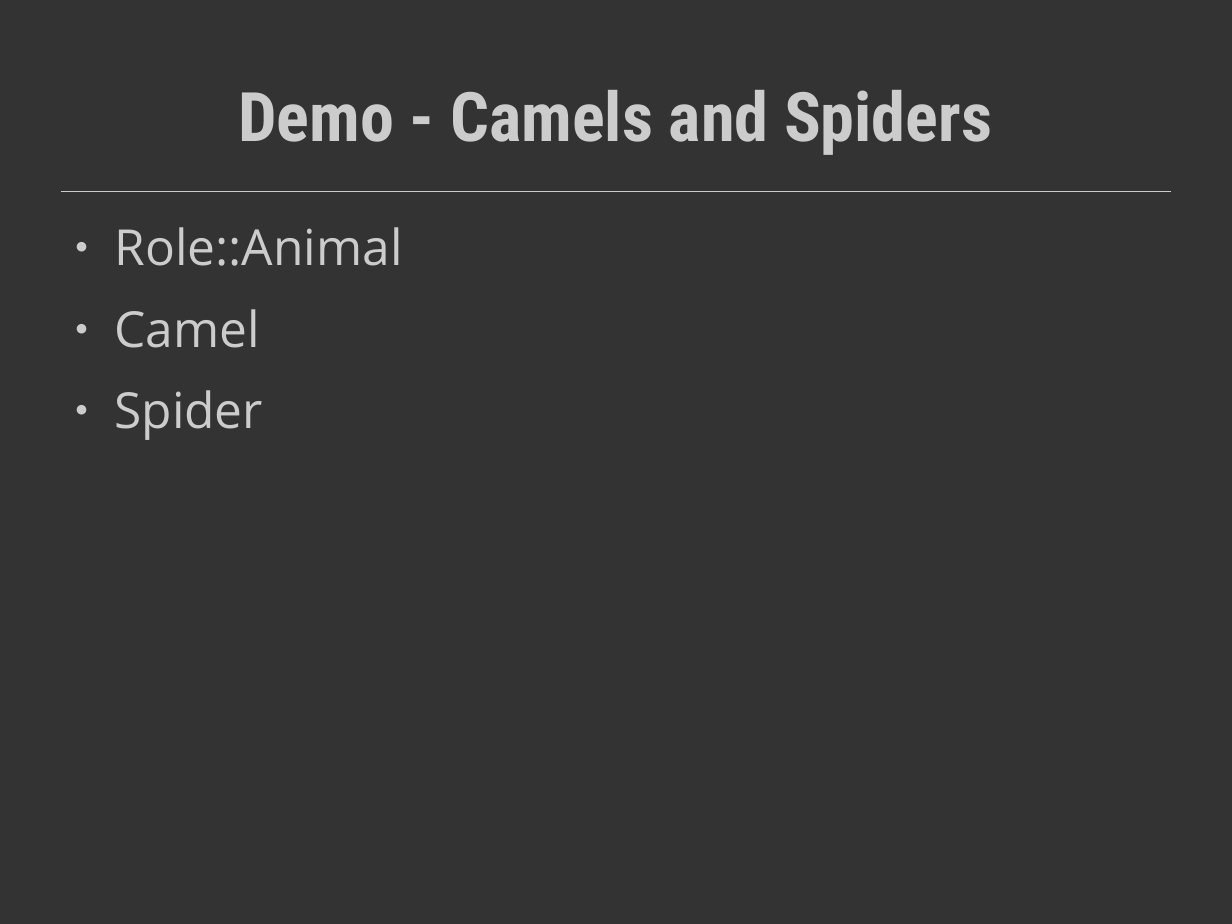
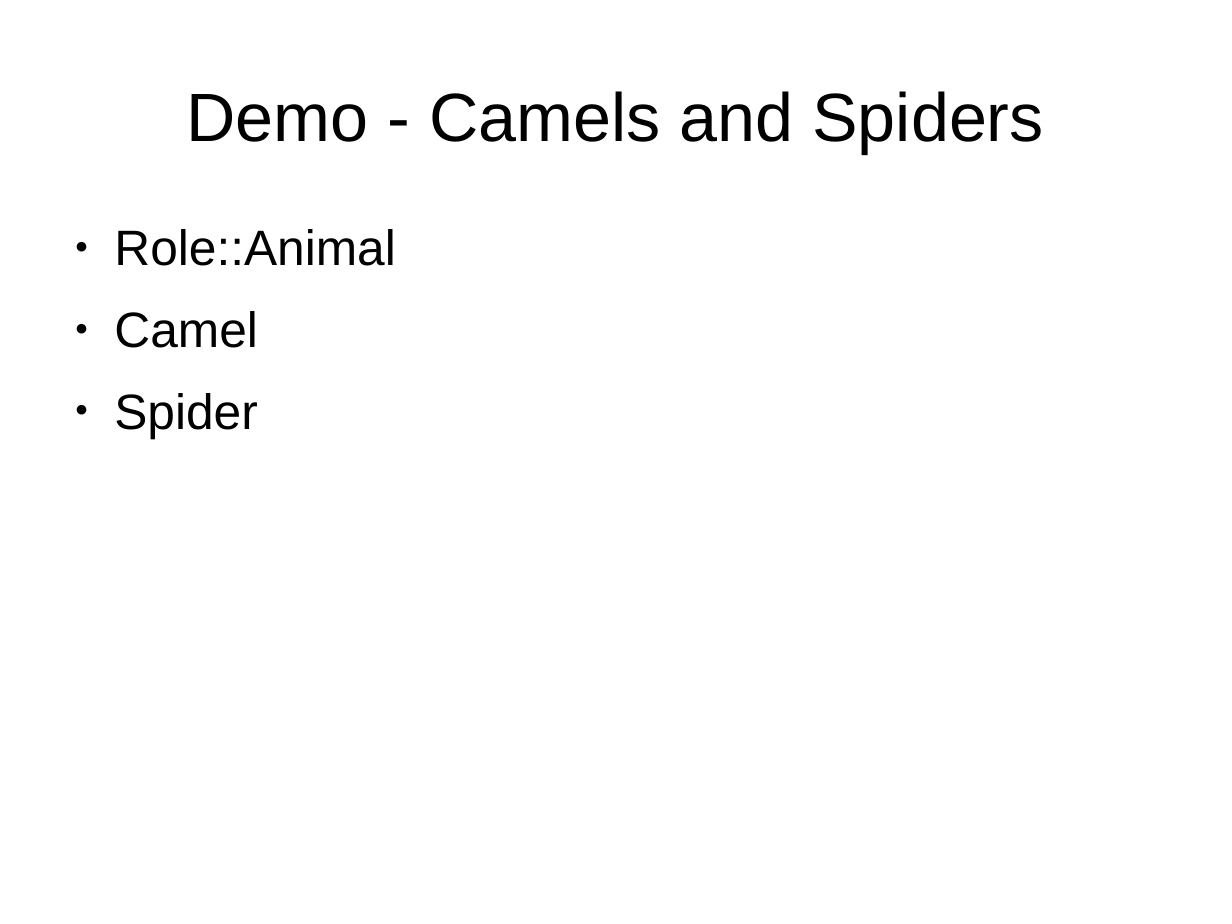
Before and after one commit to SysPete/perl-dancer-conference-2014, a slide deck: slide 8 of test_roo.odp. Drawn at 1232x924 pixels with LibreOffice and Linux fonts; fonts in the diff are those of the drawing. Boxes give left, top, right and bottom in pixels: in the first picture for what was removed or moved away, otherwise in the second. Text is boxed around its words. In the diff, an @@ line names an element or a change of style, - is before the commit and + after.

```diff
--- a/test_roo.odp
+++ b/test_roo.odp
@@ background #333333 to #FFFFFF @@
@@ title "Demo - Camels and Spiders" at [187,91,1043,153]: font Roboto Condensed to Arial, text colour #CCCCCC to #000000, bold off @@
@@ line removed from (61, 191) to (1171, 191) @@
@@ text "Role::Animal" at [114,229,395,438]: font Open Sans to Arial, text colour #CCCCCC to #000000; bullet colour #CCCCCC to #000000 @@
```
Also in this commit, not shown: 12 other slides changed, 54 other files.
